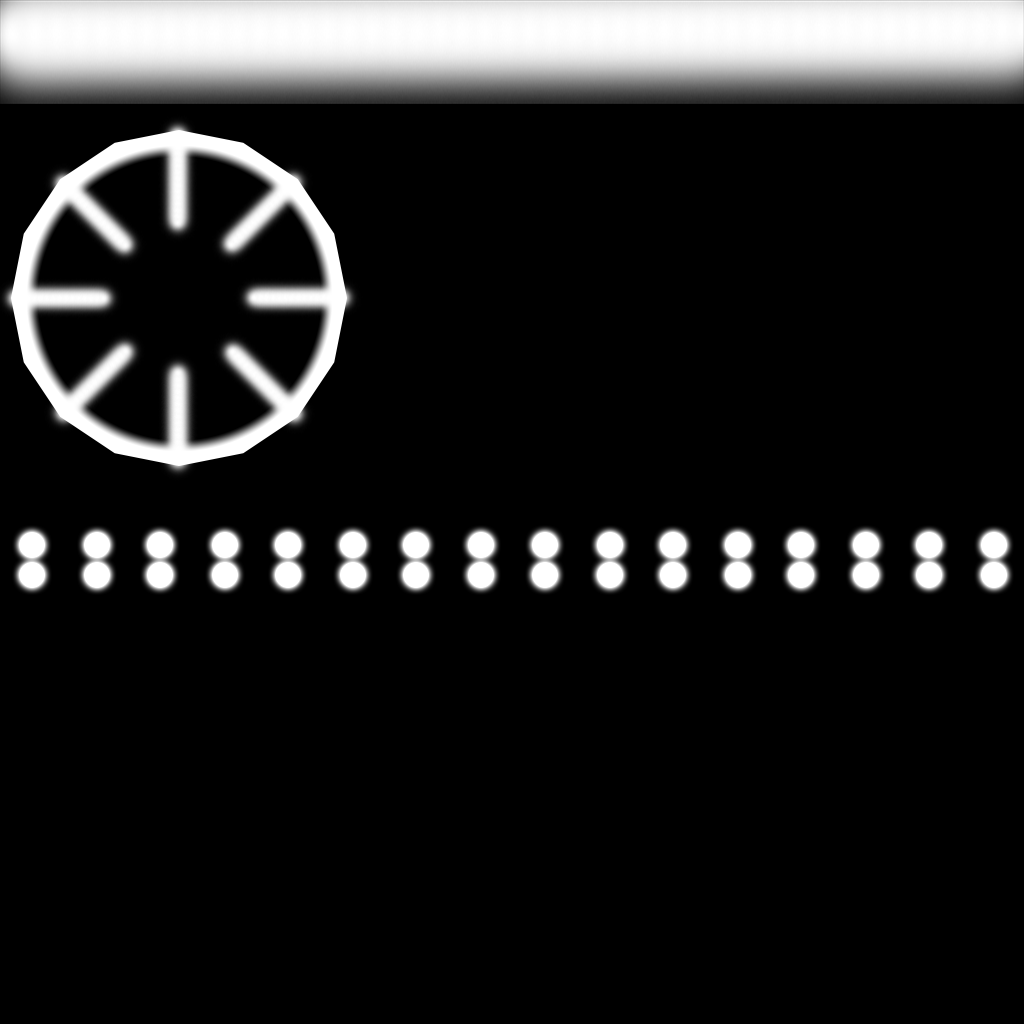
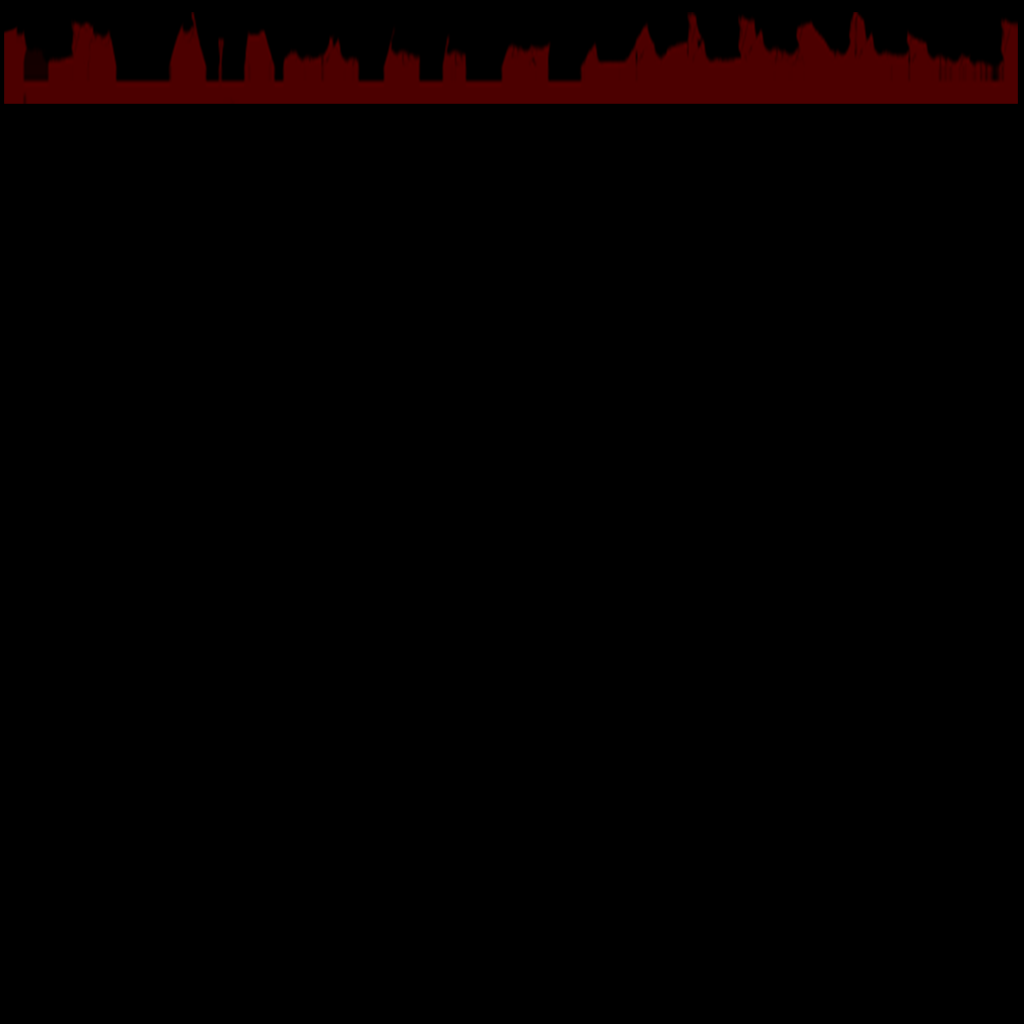
The second 1024px x 1024px image is a revision of the first. Changes to its layers:
added group "broken" with 2 layers above "Emissive" over (0, 0, 1024, 595)
added layer "Layer 3" in group "broken" over (4, 12, 1018, 104)
added layer "Layer 4" in group "broken" over (0, 0, 1024, 595)
hid group "Emissive" (6 layers) over (0, 0, 1024, 595)
renamed "side copy 31" to "GlowCircles", painted on it, unmasked it over (12, 525, 1014, 595)
removed layer "side copy 30" from group "light" over (917, 563, 941, 587)
removed layer "side copy 29" from group "light" over (854, 563, 878, 587)
removed layer "side copy 28" from group "light" over (789, 563, 813, 587)
removed layer "side copy 27" from group "light" over (726, 563, 750, 587)
removed layer "side copy 26" from group "light" over (661, 563, 685, 587)
removed layer "side copy 25" from group "light" over (598, 563, 622, 587)
removed layer "side copy 24" from group "light" over (533, 563, 557, 587)
removed layer "side copy 23" from group "light" over (469, 563, 493, 587)
removed layer "side copy 22" from group "light" over (404, 563, 428, 587)
removed layer "side copy 21" from group "light" over (341, 563, 365, 587)
removed layer "side copy 20" from group "light" over (276, 563, 300, 587)
removed layer "side copy 19" from group "light" over (213, 563, 237, 587)
removed layer "side copy 18" from group "light" over (148, 563, 172, 587)
removed layer "side copy 17" from group "light" over (85, 563, 109, 587)
removed layer "side copy 16" from group "light" over (20, 563, 44, 587)
removed layer "side copy 15" from group "light" over (982, 533, 1006, 557)
removed layer "side copy 14" from group "light" over (917, 533, 941, 557)
removed layer "side copy 13" from group "light" over (854, 533, 878, 557)
removed layer "side copy 12" from group "light" over (789, 533, 813, 557)
…and 12 more changes (12 removed)
